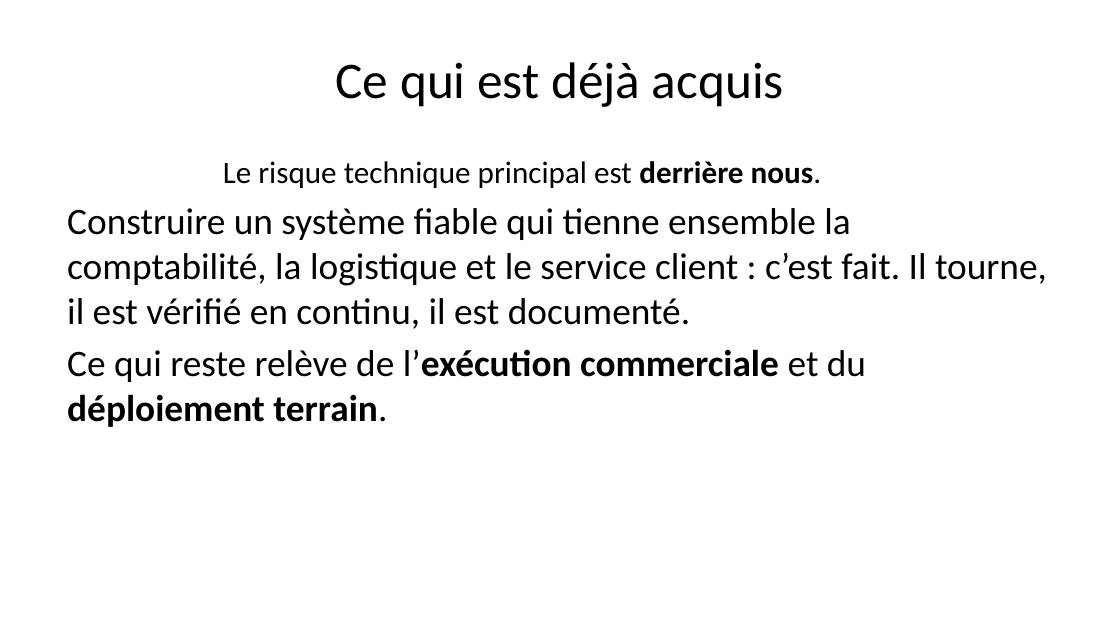
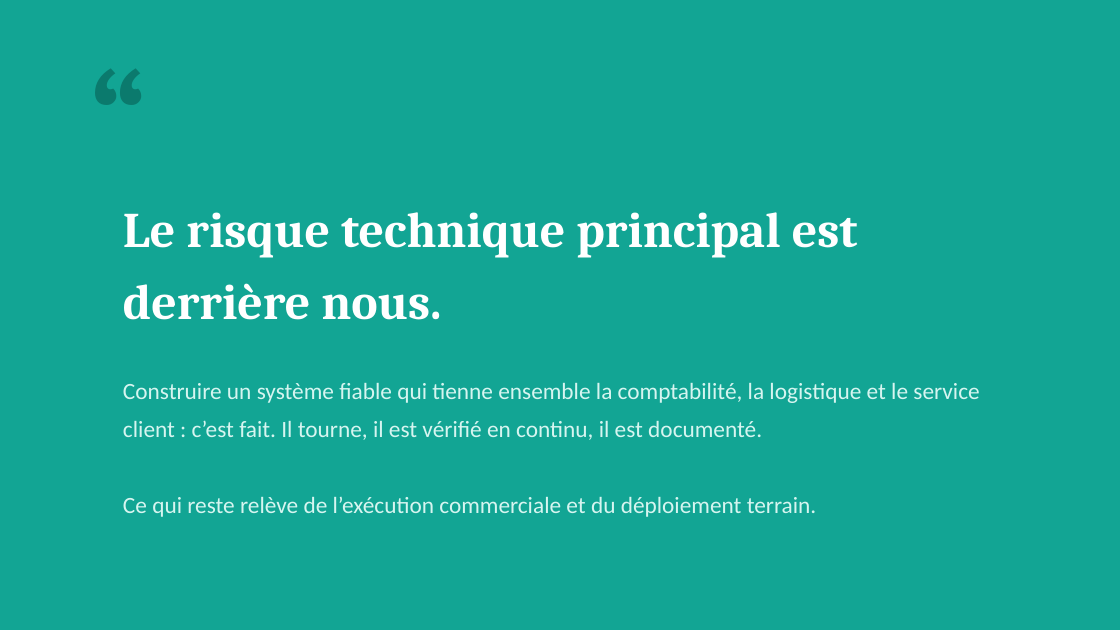
Before and after one commit to Dominique-BRIA/garah, a slide deck: slide 33 of docs/presentation/GARAH-presentation.pptx (slide 35 before the commit). Drawn at 1120x630 pixels with LibreOffice and Linux fonts; fonts in the diff are those of the drawing. Boxes give left, top, right and bottom in pixels: in the first picture for what was removed or moved away, otherwise in the second. Text is boxed around its words. In the diff, an @@ line names an element or a change of style, - is before the commit and + after.

```diff
--- a/docs/presentation/GARAH-presentation.pptx
+++ b/docs/presentation/GARAH-presentation.pptx
@@ background #FFFFFF to #12A594 @@
@@ text added at [78,56,190,168], 90 pt, text #0B7A6D, bold @@
+“
@@ title removed at [336,62,784,107] @@
-Ce qui est déjà acquis
@@ text at [223,161,822,188]: paragraph removed @@
-Le risque technique principal est derrière nous.
@@ text added at [123,212,858,320], 32 pt, text #FFFFFF, bold @@
+Le risque technique principal est derrière nous.
@@ text "Construire un système fiable qui ...": place and size @@
-text "Construire un système fiable qui ..." at [67,161,1047,427]
+text "Construire un système fiable qui ..." at [123,383,979,517]
@@ text "Construire un système fiable qui ..." at [123,383,979,517]: size 24 to 15 pt, text colour #000000 to #D6F5F0; bold off in "l’exécution commerciale déploiement terrain."; line spacing 1 to 1.35; less space between paragraphs; vertical alignment top to middle @@
```
Also in this commit, not shown: 22 other slides changed, 11 slides added, 13 slides removed, 3 other files.
